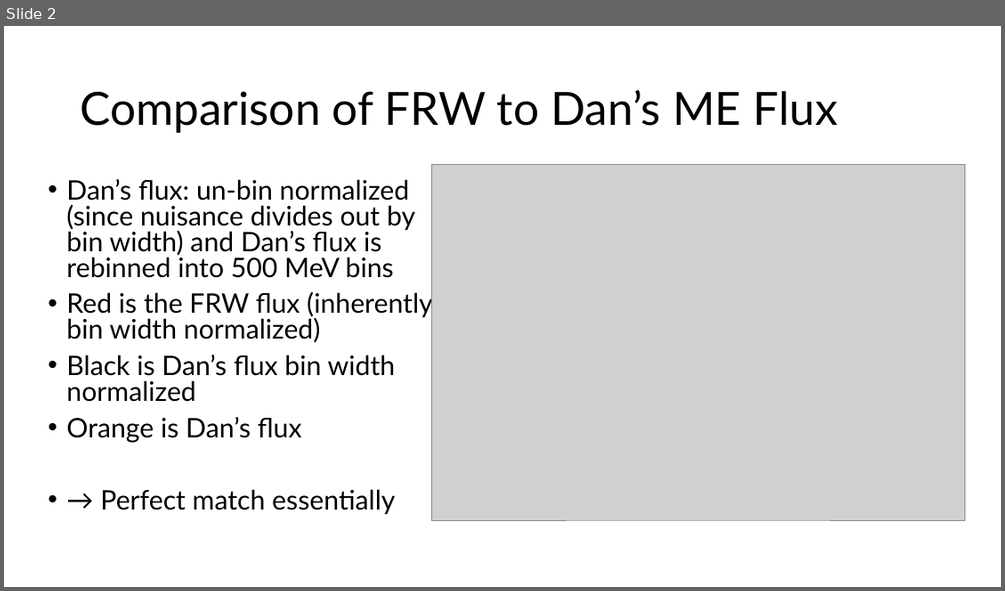
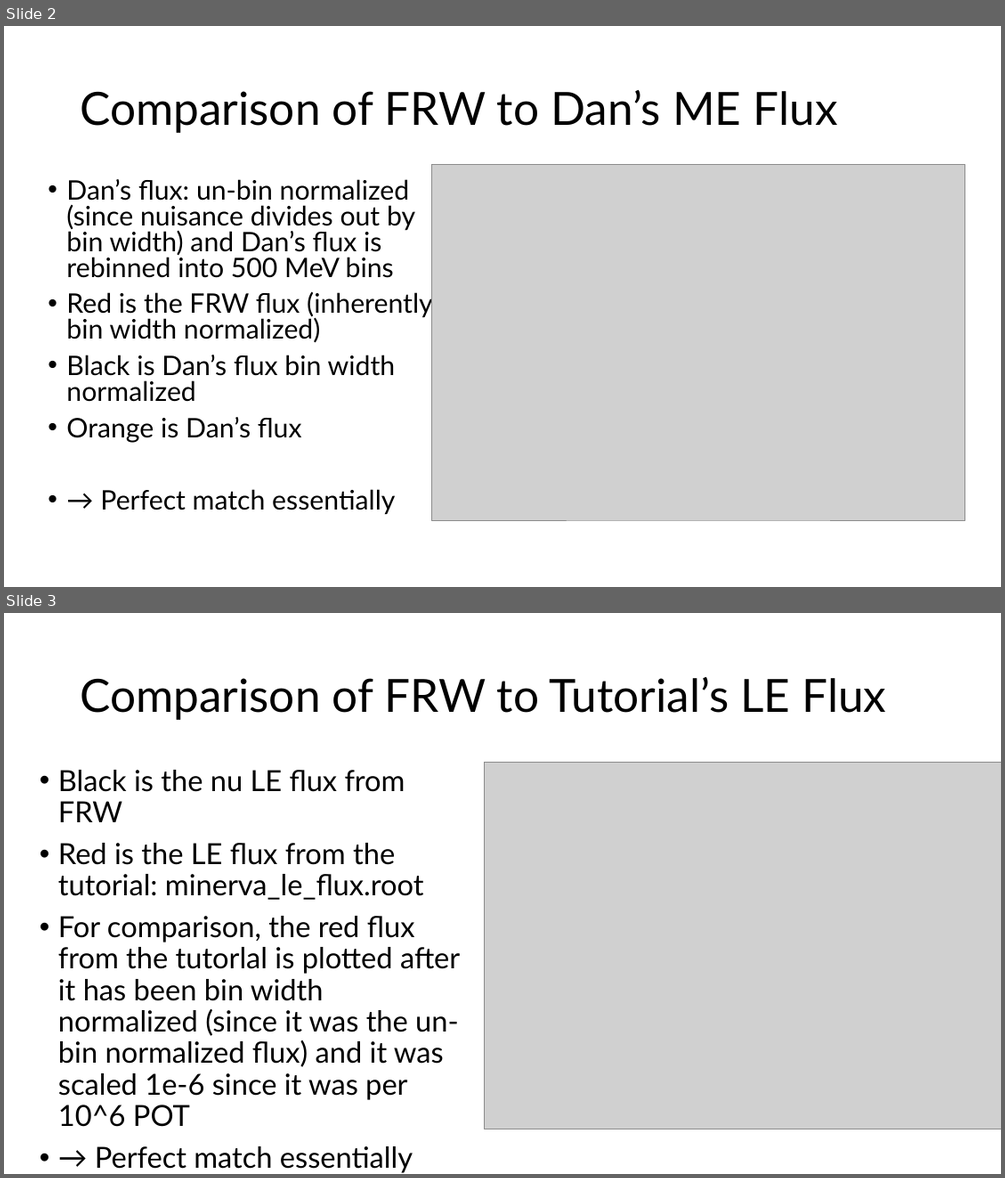
Before and after one commit to mehmoo24/Personal-PhD-Assistant, a slide deck: INCLUSIVE_Analysis_forPublication/Model Comparisons/FluxComparisons_2026-04-16_v1.pptx. Shown one above the other, each under a label of ours: slide 2 before the commit, slides 2 and 3 after it. The pictures are 1005x591 and 1005x1178 pixels, drawn with LibreOffice and Linux fonts; fonts in the diff are those of the drawing; grey boxes stand for pictures. Boxes give left, top, right and bottom in pixels: in the first picture for what was removed or moved away, otherwise in the second. Text is boxed around its words. In the diff, an @@ line names an element or a change of style, - is before the commit and + after.

```diff
--- a/INCLUSIVE_Analysis_forPublication/Model Comparisons/FluxComparisons_2026-04-16_v1.pptx
+++ b/INCLUSIVE_Analysis_forPublication/Model Comparisons/FluxComparisons_2026-04-16_v1.pptx
@@ slide 3 added at [4,613,1001,1174], background #FFFFFF @@
@@ title added at [80,677,887,720], 44 pt, text #000000 @@
+Comparison of FRW to Tutorial’s LE Flux
@@ text added at [58,770,460,1173], 28 pt, text #000000 @@
+• Black is the nu LE flux from FRW
+• Red is the LE flux from the tutorial: minerva_le_flux.root
+• For comparison, the red flux from the tutorlal is plotted after it has been bin width normalized (since it was the un-bin normalized flux) and it was scaled 1e-6 since it was per 10^6 POT
+• → Perfect match essentially
@@ picture added at [485,763,1001,1130] @@
```
Also in this commit, not shown: 2 other slides added, 1 slide removed.
